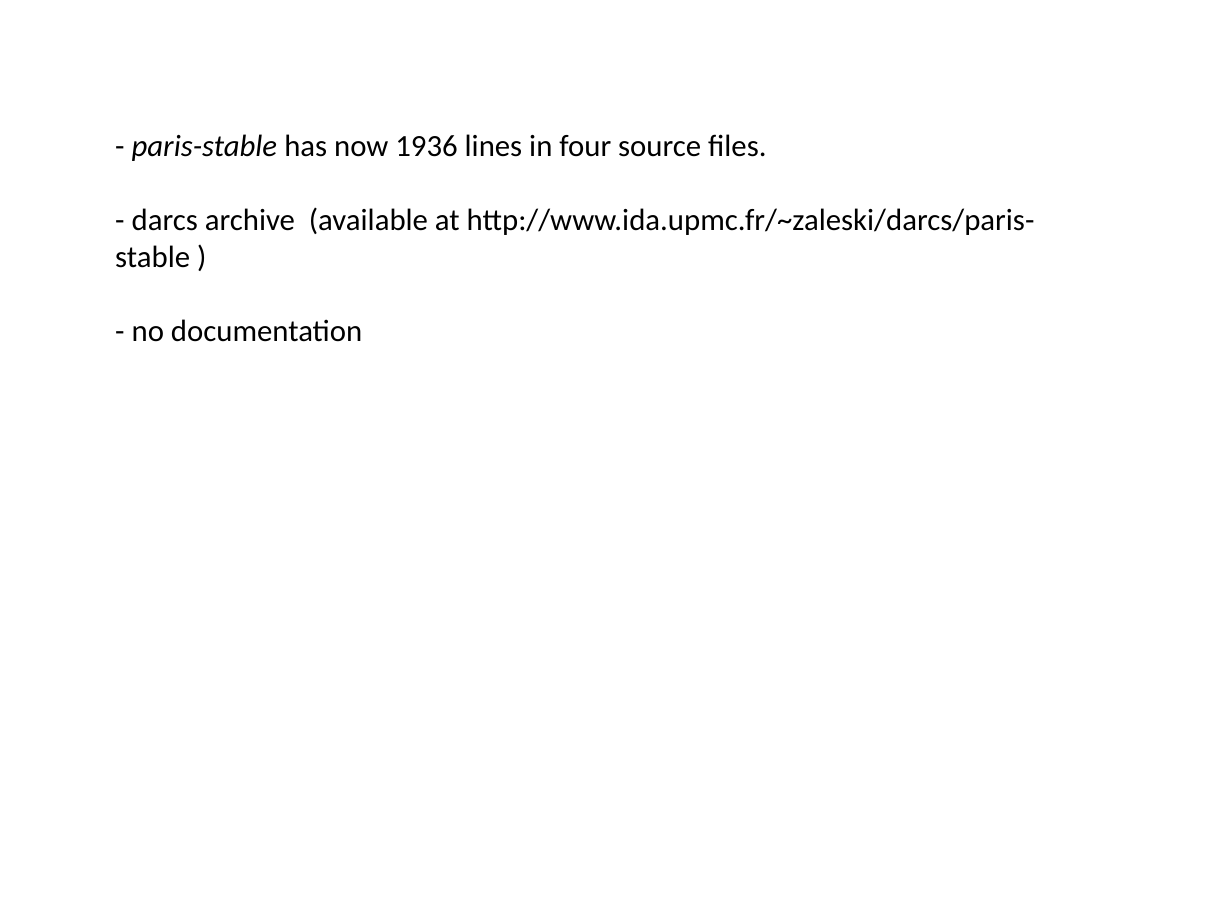
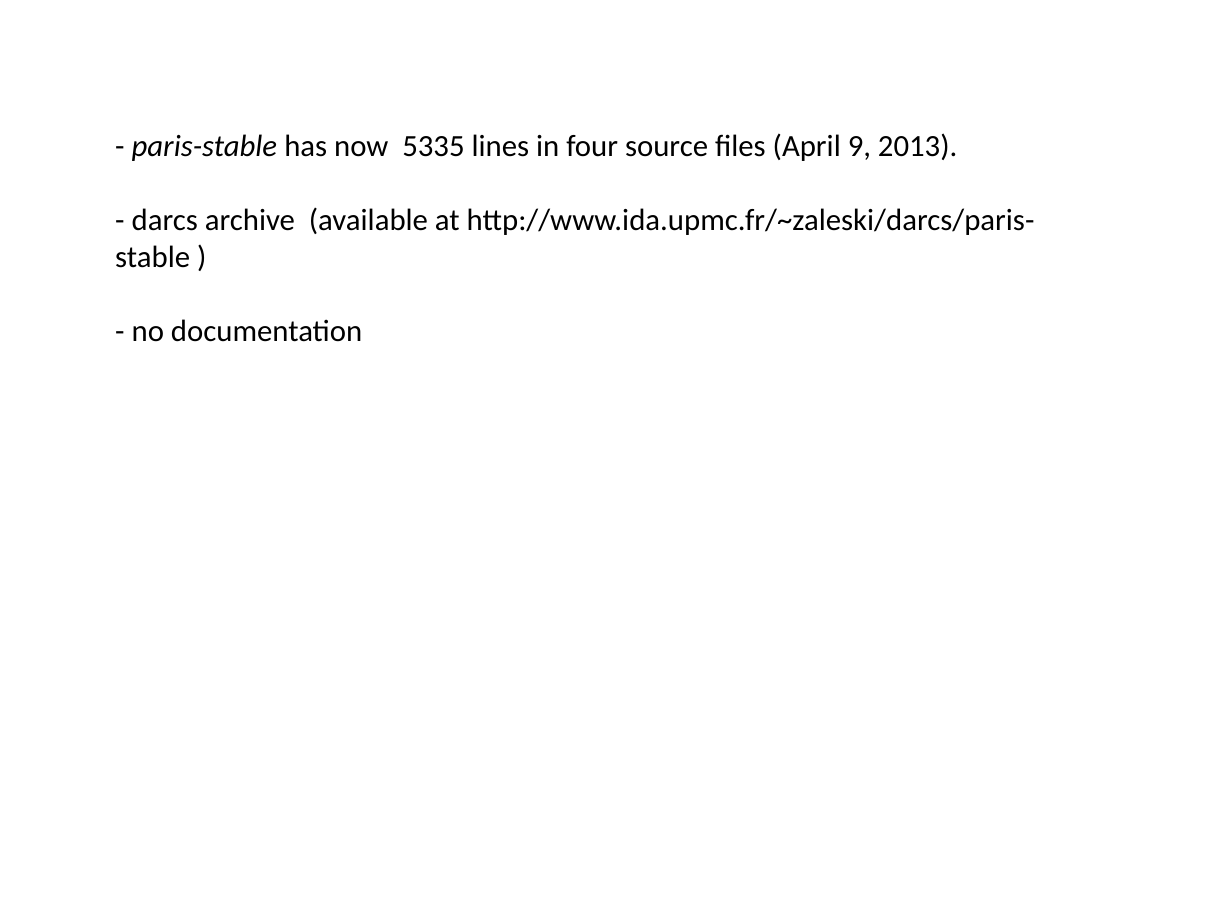
Before and after one commit to slitvinov/paris-git, a slide deck: slide 10 of Documentation/ParisSimulator.pptx. Drawn at 1232x924 pixels with LibreOffice and Linux fonts; fonts in the diff are those of the drawing. Boxes give left, top, right and bottom in pixels: in the first picture for what was removed or moved away, otherwise in the second. Text is boxed around its words. In the diff, an @@ line names an element or a change of style, - is before the commit and + after.

```diff
--- a/Documentation/ParisSimulator.pptx
+++ b/Documentation/ParisSimulator.pptx
@@ text at [132,133,957,161]: text changed @@
-- paris-stable has now 1936 lines in four source files.
+- paris-stable has now 5335 lines in four source files (April 9, 2013).
```
Also in this commit, not shown: 7 other slides changed, 2 slides removed, 15 other files.
